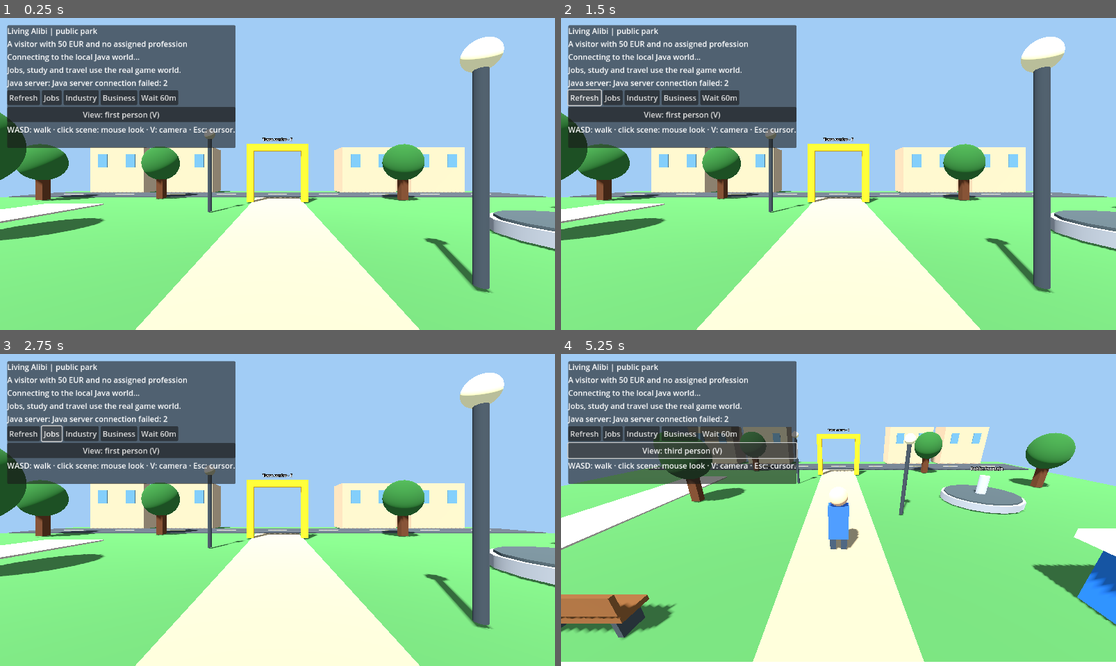
Above: before the commit, frames 1-4 (two rows, left to right).
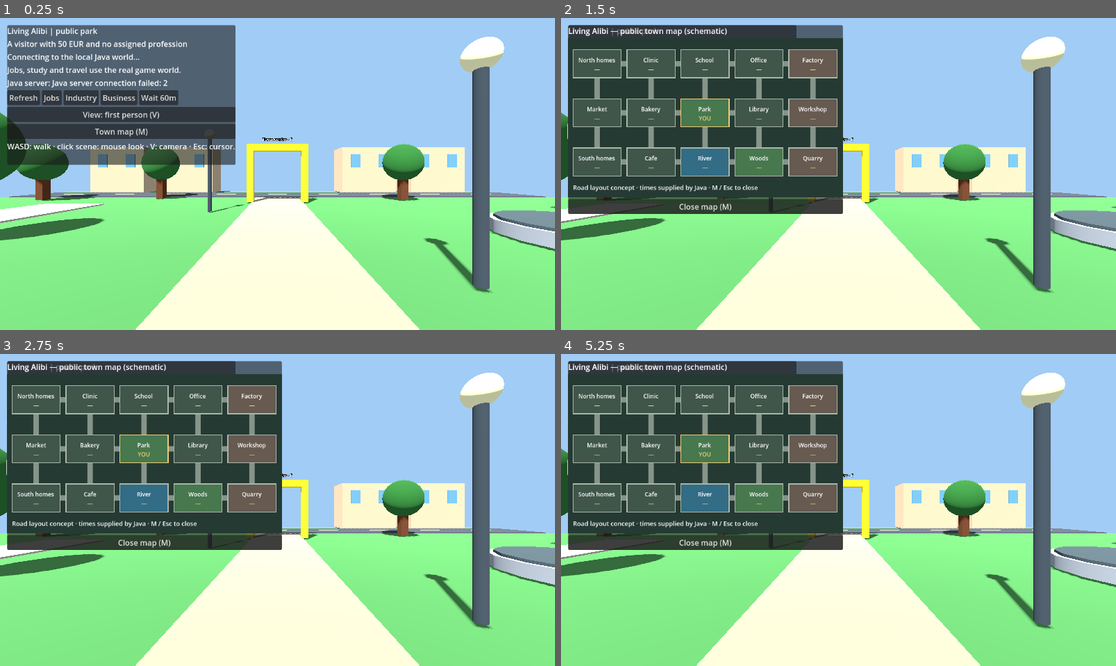
Above: after the commit, the same moments.

Repository: holovin777/living-alibi
Game: Godot game, scene res://scenes/park.tscn
Same seed, same stepped clock (60 frames per second), same inputs: the game is played once before the commit and once after it.
Inputs (mouse positions are in pixels of both pictures, inside the frame that each line leads up to):
- Up to frame 1 (0.25 s): no input
- Up to frame 2 (1.5 s): click (683, 130) at 0.5 s, where only the run after the commit has a clickable "Town map (M)"; click "Refresh" at 1.25 s
- Up to frame 3 (2.75 s): click "Jobs" at 2 s
- Up to frame 4 (5.25 s): click "Industry" at 2.75 s; click "Business" at 3.5 s; click "Wait 60m" at 4.25 s; click "View: first person (V)" at 5 s

The runs differ from the first frame. In frame 1, 4.4% of the frame differs, in the area x 1-43%, y 33-48%; in frame 2, 28%; in frame 3, 28%; in frame 4, 54%, in the area x 0-100%, y 2-100%.

Commit message:
feat(godot): shared public district layout and read-only town map

Diff:
--- a/godot/scripts/ParkDemo.gd
+++ b/godot/scripts/ParkDemo.gd
@@ -46,6 +46,8 @@
 var _hint: Label
 var _view_button: Button
 var _jobs: Label
+var _map_panel: PanelContainer
+var _town_map
 var _travel_panel: PanelContainer
 var _travel_choices: GridContainer
 var _action_panel: PanelContainer
@@ -73,7 +75,7 @@
 func _process(delta: float) -> void:
     var direction := Vector3.ZERO
     # Do not move away from an open clickable interaction menu.
-    if not _travel_panel.visible and not _action_panel.visible:
+    if not _travel_panel.visible and not _action_panel.visible and not _map_panel.visible:
         if Input.is_key_pressed(KEY_W) or Input.is_key_pressed(KEY_UP):
             direction.z -= 1.0
         if Input.is_key_pressed(KEY_S) or Input.is_key_pressed(KEY_DOWN):
@@ -108,7 +110,7 @@
         _follow_player()
     elif event is InputEventMouseButton and event.button_index == MOUSE_BUTTON_LEFT and event.pressed:
         # UI consumes its own clicks before they reach this handler.
-        if not _travel_panel.visible and not _action_panel.visible:
+        if not _travel_panel.visible and not _action_panel.visible and not _map_panel.visible:
             Input.set_mouse_mode(Input.MOUSE_MODE_CAPTURED)
 
 func _unhandled_key_input(event: InputEvent) -> void:
@@ -117,14 +119,18 @@
             Input.set_mouse_mode(Input.MOUSE_MODE_VISIBLE)
             _travel_panel.visible = false
             _action_panel.visible = false
+            _map_panel.visible = false
+            get_viewport().set_input_as_handled()
+        elif event.keycode == KEY_M:
+            _toggle_map()
             get_viewport().set_input_as_handled()
         elif event.keycode == KEY_V:
             _toggle_view_mode()
             get_viewport().set_input_as_handled()
-        elif event.keycode == KEY_E and _near_gate():
+        elif event.keycode == KEY_E and _near_gate() and not _map_panel.visible:
             _toggle_travel()
             get_viewport().set_input_as_handled()
-        elif event.keycode == KEY_F and _near_kiosk():
+        elif event.keycode == KEY_F and _near_kiosk() and not _map_panel.visible:
             _toggle_actions()
             get_viewport().set_input_as_handled()
 
@@ -584,6 +590,10 @@
     buttons.add_child(_button("Wait 60m", _wait_one_hour))
     _view_button = _button("View: first person (V)", _toggle_view_mode)
     column.add_child(_view_button)
+    var map_button := Button.new()
+    map_button.text = "Town map (M)"
+    map_button.pressed.connect(_toggle_map)
+    column.add_child(map_button)
     _hint = Label.new()
     _hint.text = "WASD: walk · click scene: mouse look · V: camera · Esc: cursor."
     column.add_child(_hint)
@@ -591,6 +601,22 @@
     _jobs.autowrap_mode = TextServer.AUTOWRAP_WORD_SMART
     _jobs.text = ""
     column.add_child(_jobs)
+
+    _map_panel = PanelContainer.new()
+    _map_panel.position = Vector2(15, 15)
+    _map_panel.visible = false
+    canvas.add_child(_map_panel)
+    var map_column := VBoxContainer.new()
+    _map_panel.add_child(map_column)
+    var map_header := Label.new()
+    map_header.text = "Living Alibi — public town map (schematic)"
+    map_column.add_child(map_header)
+    _town_map = preload("res://scripts/TownMap.gd").new()
+    map_column.add_child(_town_map)
+    var close_map := Button.new()
+    close_map.text = "Close map (M)"
+    close_map.pressed.connect(_toggle_map)
+    map_column.add_child(close_map)
 
     _travel_panel = PanelContainer.new()
     _travel_panel.position = Vector2(480.0, 15.0)
@@ -630,6 +656,16 @@
             continue
         parent.remove_child(children[i])
         children[i].queue_free()
+
+func _toggle_map() -> void:
+    _map_panel.visible = not _map_panel.visible
+    if _map_panel.visible:
+        _travel_panel.visible = false
+        _action_panel.visible = false
+        Input.set_mouse_mode(Input.MOUSE_MODE_VISIBLE)
+        _town_map.update_world(_current_place, _locations)
+        if _connected and not _api.is_busy():
+            _api.list_locations()
 
 func _toggle_travel() -> void:
     if not _near_gate() or not _connected:
@@ -879,6 +915,7 @@
         _current_place = new_place
         _render_place(new_place)
         _avatar.position = Vector3.ZERO
+        _locations.clear() # Previous-origin travel estimates are now stale.
         _follow_player()
         _action_panel.visible = false
         _travel_panel.visible = false
@@ -909,6 +946,7 @@
     _needs.text += "\nResidents present in this district: %s" % [
         str(snapshot.get("residents", []).size())
     ]
+    _town_map.update_world(_current_place, _locations)
     _render_residents()
     _apply_weather()
     _render_actions()
@@ -942,6 +980,7 @@
 
 func _on_locations_updated(locations: Array) -> void:
     _locations = locations
+    _town_map.update_world(_current_place, _locations)
     if _travel_panel.visible:
         _render_destinations()
 
--- /dev/null
+++ b/godot/scripts/TownMap.gd
@@ -0,0 +1,78 @@
+extends Control
+## Shared schematic coordinates for public districts. No private addresses,
+## invented travel durations or authority to change the Java world.
+const DISTRICTS := {
+    "NORTH_RESIDENCES": Vector2i(0,0), "CLINIC": Vector2i(1,0),
+    "SCHOOL": Vector2i(2,0), "OFFICE": Vector2i(3,0),
+    "FACTORY": Vector2i(4,0),
+    "MARKET": Vector2i(0,1), "BAKERY": Vector2i(1,1),
+    "PARK": Vector2i(2,1), "LIBRARY": Vector2i(3,1),
+    "WORKSHOP": Vector2i(4,1),
+    "SOUTH_RESIDENCES": Vector2i(0,2), "CAFE": Vector2i(1,2),
+    "RIVER": Vector2i(2,2), "WOODS": Vector2i(3,2),
+    "QUARRY": Vector2i(4,2)
+}
+const LABELS := {
+    "NORTH_RESIDENCES": "North homes", "SOUTH_RESIDENCES": "South homes"
+}
+const TILE_SPACING := 48.0
+var current_place := "PARK"
+var travel_minutes: Dictionary = {}
+
+static func world_center(id: String) -> Vector3:
+    var cell: Vector2i = DISTRICTS.get(id, DISTRICTS["PARK"])
+    var origin: Vector2i = DISTRICTS["PARK"]
+    return Vector3((cell.x-origin.x)*TILE_SPACING, 0.0,
+            (cell.y-origin.y)*TILE_SPACING)
+
+static func adjacent(first: String, second: String) -> bool:
+    if not DISTRICTS.has(first) or not DISTRICTS.has(second):
+        return false
+    var a: Vector2i = DISTRICTS[first]
+    var b: Vector2i = DISTRICTS[second]
+    return absi(a.x-b.x)+absi(a.y-b.y) == 1
+
+func _ready() -> void:
+    custom_minimum_size = Vector2(570, 330)
+    mouse_filter = Control.MOUSE_FILTER_IGNORE
+
+func update_world(place: String, locations: Array) -> void:
+    current_place = place
+    travel_minutes.clear()
+    for location in locations:
+        if typeof(location) == TYPE_DICTIONARY:
+            var id := str(location.get("id", ""))
+            if DISTRICTS.has(id) and location.has("travelMinutes"):
+                travel_minutes[id] = int(location["travelMinutes"])
+    queue_redraw()
+
+func _point(id: String) -> Vector2:
+    var cell: Vector2i = DISTRICTS[id]
+    return Vector2(60+cell.x*112, 53+cell.y*102)
+
+func _draw() -> void:
+    draw_rect(Rect2(Vector2.ZERO, size), Color("#263a34"))
+    var font := ThemeDB.fallback_font
+    for a in DISTRICTS:
+        for b in DISTRICTS:
+            if str(a) < str(b) and adjacent(str(a),str(b)):
+                draw_line(_point(str(a)),_point(str(b)),Color("#86948a"),10.0,true)
+    for id in DISTRICTS:
+        var center := _point(str(id))
+        var rect := Rect2(center-Vector2(50,29),Vector2(100,58))
+        var color := Color("#40564a")
+        if id in ["PARK","WOODS"]:
+            color = Color("#47784e")
+        elif id == "RIVER":
+            color = Color("#326c85")
+        elif id in ["FACTORY","QUARRY","WORKSHOP"]:
+            color = Color("#675a50")
+        draw_rect(rect,color)
+        draw_rect(rect,Color("#edcb75") if id == current_place else Color("#a9b6a9"),false,2.0)
+        var caption := str(LABELS.get(id,str(id).capitalize()))
+        draw_string(font,center+Vector2(-49,-3),caption,HORIZONTAL_ALIGNMENT_CENTER,98,12,Color.WHITE)
+        var detail := "YOU" if id == current_place else (
+                "%s min" % travel_minutes[id] if travel_minutes.has(id) else "—")
+        draw_string(font,center+Vector2(-49,16),detail,HORIZONTAL_ALIGNMENT_CENTER,98,12,Color("#edcb75"))
+    draw_string(font,Vector2(10,315),"Road layout concept · times supplied by Java · M / Esc to close",
+            HORIZONTAL_ALIGNMENT_LEFT,-1,13,Color.WHITE)
--- a/godot/tests/SceneNavigationSmoke.gd
+++ b/godot/tests/SceneNavigationSmoke.gd
@@ -37,6 +37,23 @@
         return
     world._view_yaw = 0.0
     world._follow_player()
+
+    var layout = world._town_map
+    if not _check(layout.DISTRICTS.size() == 15
+            and layout.world_center("PARK") == Vector3.ZERO
+            and layout.adjacent("PARK", "SCHOOL")
+            and not layout.adjacent("PARK", "QUARRY")
+            and not layout.DISTRICTS.has("MARCO_HOME"),
+            "public map defines all districts, neighbours and no private residences"):
+        return
+    world._toggle_map()
+    if not _check(world._map_panel.visible and not world._travel_panel.visible
+            and not world._action_panel.visible and layout.current_place == "PARK",
+            "map opens independently of the gate"):
+        return
+    world._toggle_map()
+    if not _check(not world._map_panel.visible, "map closes without travelling"):
+        return
 
     # Physical footprints: long steps cannot tunnel through solid objects.
     var kiosk_stop: Vector3 = world._move_on_ground(Vector3(7,0,6),
@@ -129,6 +146,9 @@
         {"id": "MARKET", "label": "Market", "travelMinutes": 10},
         {"id": "SCHOOL", "label": "School", "travelMinutes": 10}
     ])
+    if not _check(layout.travel_minutes.get("SCHOOL") == 10,
+            "map reads travel minutes from the Java location response"):
+        return
     world._avatar.position = world.GATE_POSITION
     world._toggle_travel()
     if not _check(world._travel_panel.visible,
@@ -139,6 +159,9 @@
         return
 
     world._on_world_updated(_world("MARKET", "Market"))
+    if not _check(layout.current_place == "MARKET" and layout.travel_minutes.is_empty(),
+            "map follows committed arrival and clears stale travel estimates"):
+        return
     var wall_stop: Vector3 = world._move_on_ground(Vector3(-7,0,0),
             Vector3(0,0,9), world.WALKER_RADIUS)
     if not _check(wall_stop.z > 3.5 and wall_stop.z < 3.8,
